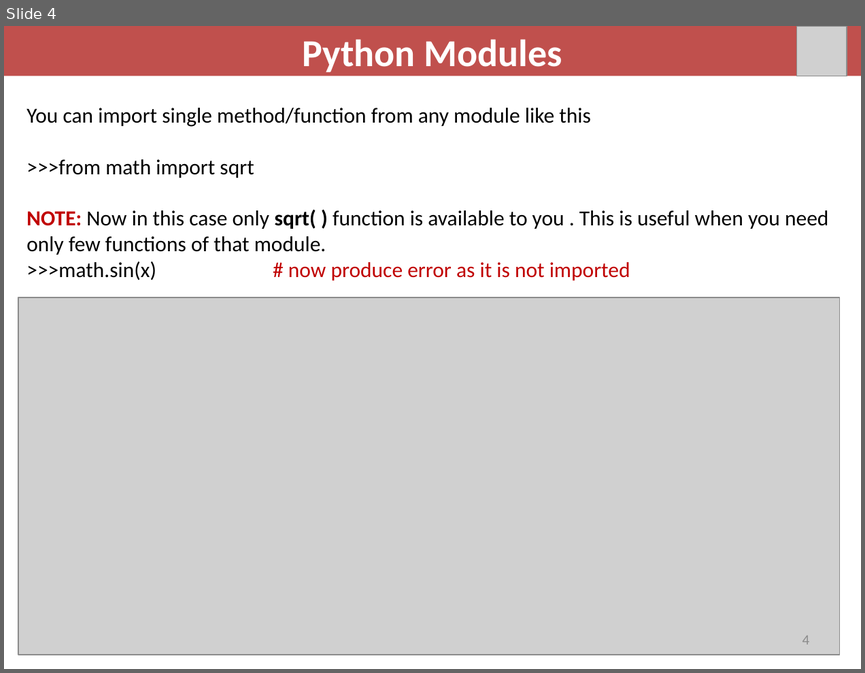
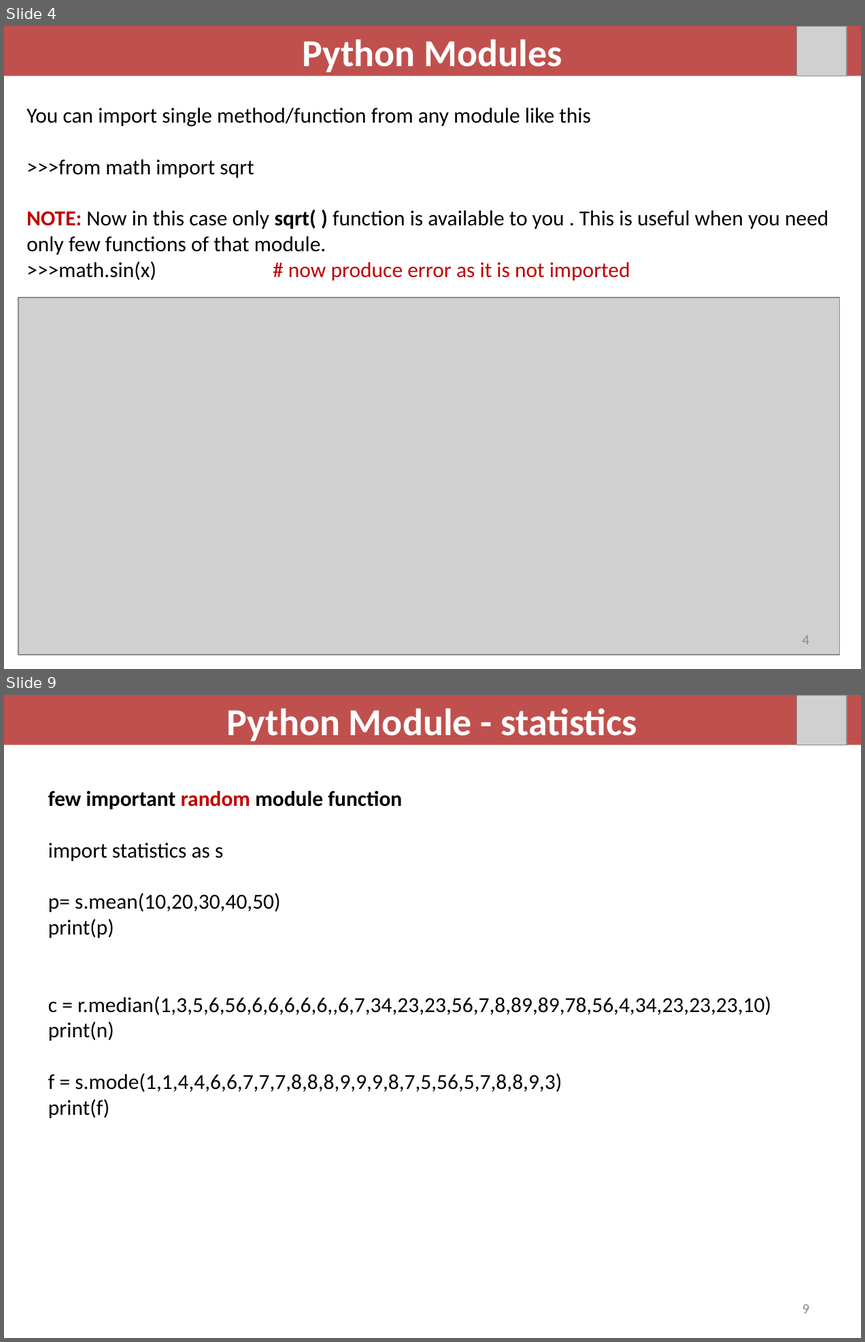
Before and after one commit to davcpscn/XI, a slide deck: Presentations/Python_moduels.pptx. Shown one above the other, each under a label of ours: slide 4 before the commit, slides 4 and 9 after it; the slides between them are not shown. The pictures are 865x673 and 865x1342 pixels, drawn with LibreOffice and Linux fonts; fonts in the diff are those of the drawing; grey boxes stand for pictures. Boxes give left, top, right and bottom in pixels: in the first picture for what was removed or moved away, otherwise in the second. Text is boxed around its words. In the diff, an @@ line names an element or a change of style, - is before the commit and + after.

```diff
--- a/Presentations/Python_moduels.pptx
+++ b/Presentations/Python_moduels.pptx
@@ slide 9 added at (x1=4, y1=695, x2=861, y2=1338), background #FFFFFF @@
@@ title added at (x1=4, y1=695, x2=861, y2=745), fill #C0504D, 32 pt, text #FFFFFF, bold @@
+Python Module - statistics
@@ picture added at (x1=797, y1=695, x2=847, y2=745) @@
@@ text added at (x1=48, y1=791, x2=771, y2=1118), 18 pt, text #000000 @@
+few important random module function
+import statistics as s
+p= s.mean(10,20,30,40,50)
+print(p)
+c = r.median(1,3,5,6,56,6,6,6,6,6,,6,7,34,23,23,56,7,8,89,89,78,56,4,34,23,23,23,10)
+print(n)
+f = s.mode(1,1,4,4,6,6,7,7,7,8,8,8,9,9,9,8,7,5,56,5,7,8,8,9,3)
+print(f)
@@ page number added at (x1=802, y1=1304, x2=810, y2=1313), 12 pt, text #8C8C8C @@
+9
```
Also in this commit, not shown: 2 slides changed, 3 other slides added, 9 other files.
